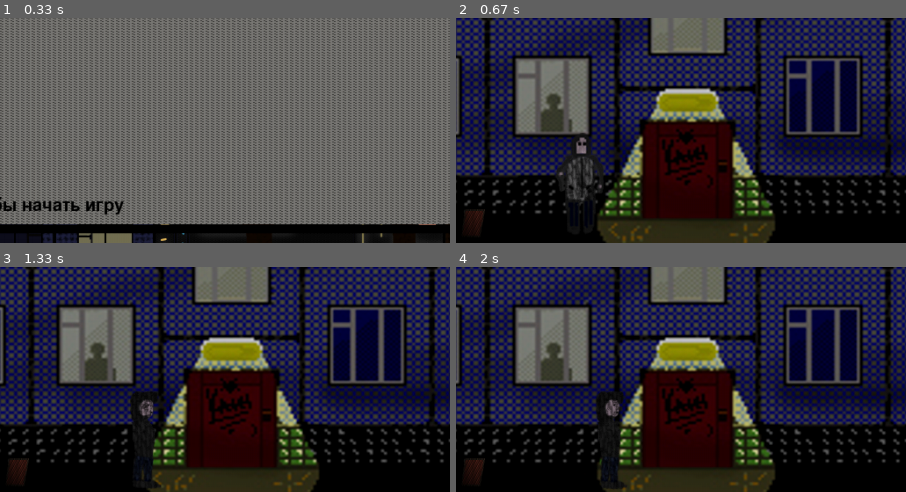
Above: before the commit, frames 1-4 (two rows, left to right).
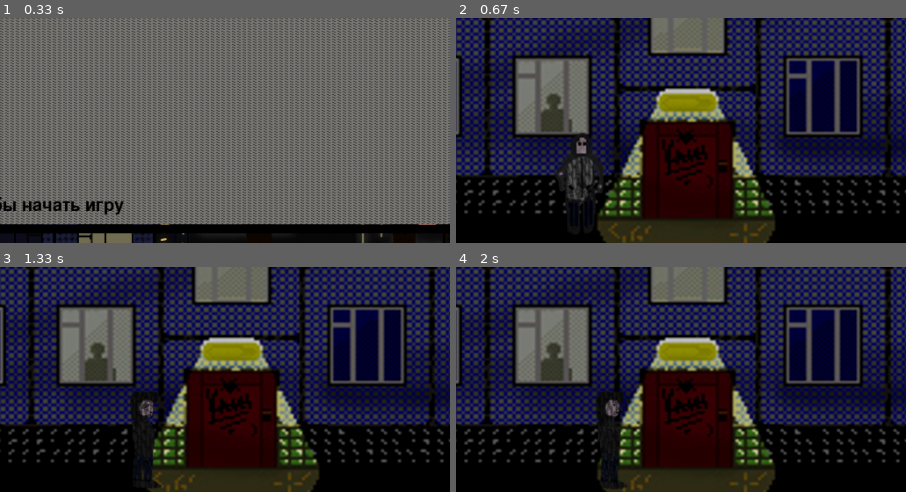
Above: after the commit, the same moments.

Repository: Stormev/Survival-entrance-Pygame
Game: pygame game, started from main.py
Same seed, same stepped clock (60 frames per second), same inputs: the game is played once before the commit and once after it.
Inputs:
- Up to frame 1 (0.33 s): no input
- Up to frame 2 (0.67 s): tap Tab at 0.33 s
- Up to frame 3 (1.33 s): hold D 0.67-1.13 s
- Up to frame 4 (2 s): hold D 1.5-1.97 s
The pictures show only the part of the screen within x 29-79%, y 44-94%; the shares and areas given below are measured in that part.

Frame 1 is identical in both runs. In frame 2, 0.3% of the frame differs, in the area x 1-7%, y 84-97%; in frame 3, 0.3%; in frame 4, 0.3%.

Commit message:
game_update

Diff:
--- a/main.py
+++ b/main.py
@@ -95,7 +95,7 @@
         self.in_house = False
         self.unvisible_frame = load_image('images/None.png')
 
-        self.hungry = 100
+        self.hungry = 70
         self.temp = 36
 
         self.Rframes = []
@@ -178,6 +178,10 @@
     if turn and len(Locations) > LOCATION_NOW + 1:
         LOCATION_NOW += 1
         cur_player.rect.x = 100
+        for i in item_group:
+            i.kill()
+        for i in range(randint(0, 2)):
+            item = Item(randint(60, WIDTH - 60))
     elif LOCATION_NOW - 1 >= 0 and not turn:
         LOCATION_NOW -= 1
         cur_player.rect.x = WIDTH - 150
@@ -245,7 +249,6 @@
                 SCORE += i.score
                 i.kill()
 
-    item = Item(300)
     # main cycle
     while True:
         for event in pygame.event.get():
Binary file changed: data/scores.db
